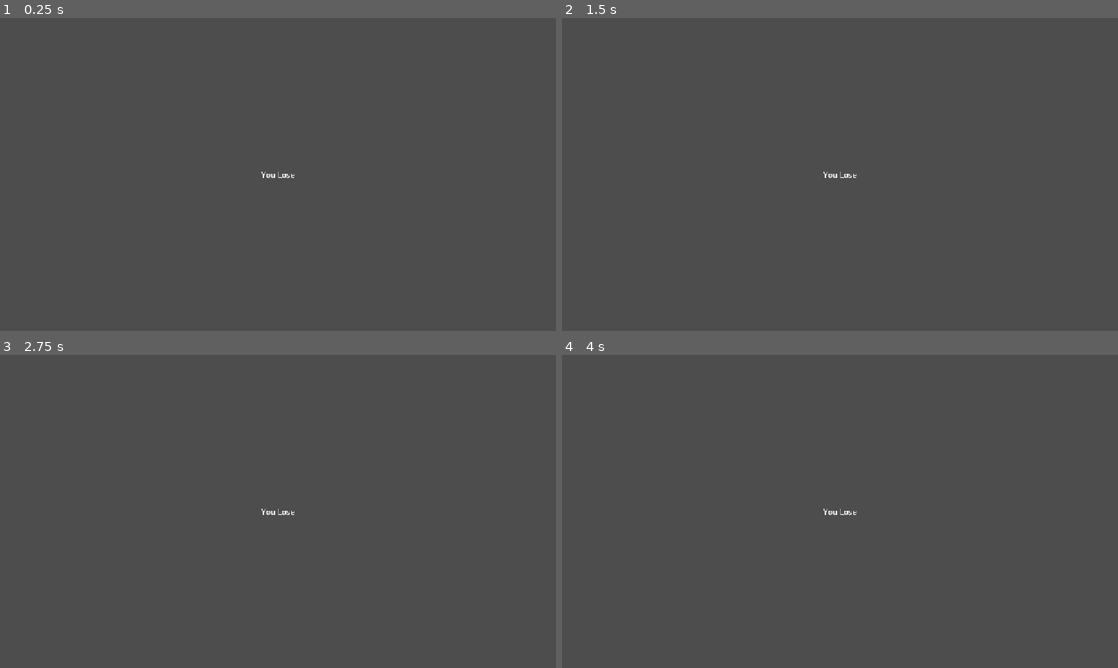
Above: before the commit, frames 1-4 (two rows, left to right).
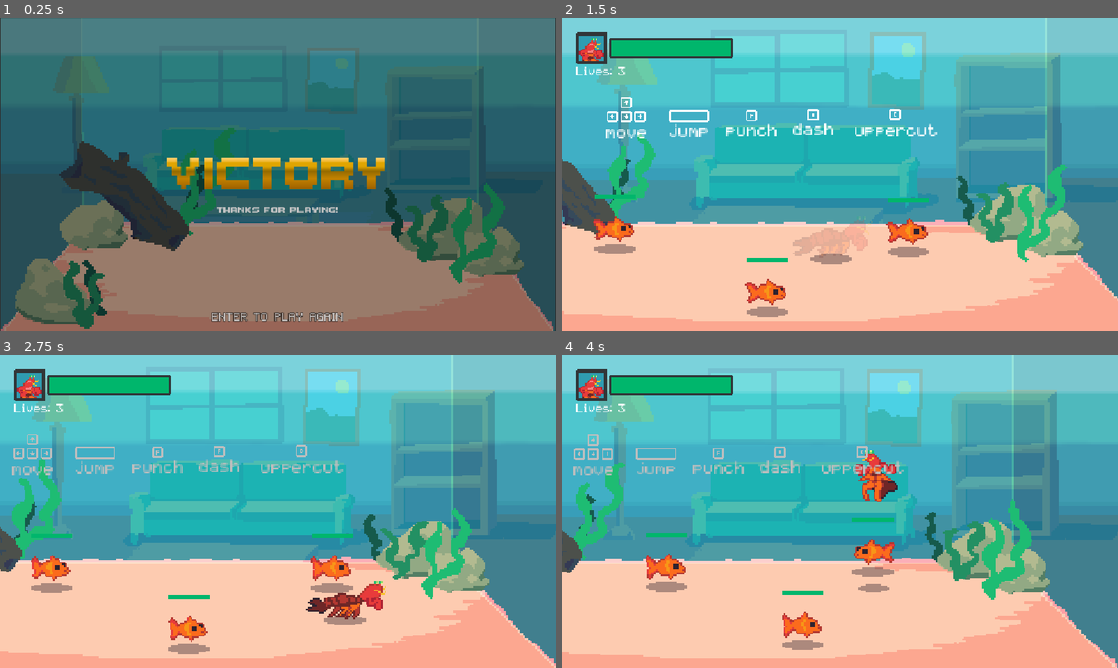
Above: after the commit, the same moments.

Repository: zhang-edward/shrimp-beat-em-up
Game: Godot game, scene res://scenes/GameOver.tscn
The game is run twice, just before and just after one commit, with the same random seed, the same clock (stepped at 60 frames per second) and the same inputs. This scene is started directly instead of the project's main scene.
Inputs:
- Up to frame 1 (0.25 s): no input
- Up to frame 2 (1.5 s): tap Enter (start_game) at 0.5, 0.6 s; hold Right (move_right) 0.53-1.28 s; tap Space (jump) at 0.77 s; hold Down (move_down) from 1.28 s (still down); tap F (attack) at 1.35 s
- Up to frame 3 (2.75 s): tap Space (jump) at 1.52 s; tap Enter (start_game) at 1.55, 2.3 s; release Down (move_down) at 2.03 s; hold Right (move_right) from 2.03 s (still down); tap A (dash) at 2.1 s
- Up to frame 4 (4 s): release Right (move_right) at 2.78 s; hold Up (move_up) 2.78-3.53 s; tap Enter (start_game) at 2.85, 3.6 s; tap Space (jump) at 3.02, 3.77 s; hold Left (move_left) from 3.53 s (still down)

The runs differ from the first frame. In frame 1, 100% of the frame differs, in the area x 0-100%, y 0-100%; in frame 2, 99%; in frame 3, 100%; in frame 4, 100%.

Commit message:
polish game over screen

Diff:
--- /dev/null
+++ b/prefab/styles/victory_gradient.tres
@@ -0,0 +1,11 @@
+[gd_resource type="GradientTexture2D" format=3 uid="uid://kf5gep21emok"]
+
+[sub_resource type="Gradient" id="Gradient_0icj0"]
+offsets = PackedFloat32Array(0, 0.31967214, 0.5491803, 0.6775956, 0.78688526, 0.90710384)
+colors = PackedColorArray(0.61713684, 0.37657607, 9.62615e-08, 1, 0.76397246, 0.51014084, 0, 1, 0.5711439, 0.41255248, 5.7756904e-07, 1, 0.87312603, 0.6414705, 0, 1, 0.87895864, 0.6484881, 0, 1, 0.99999994, 0.79753405, 0.38783, 1)
+
+[resource]
+resource_local_to_scene = true
+gradient = SubResource("Gradient_0icj0")
+fill_from = Vector2(1, 1)
+fill_to = Vector2(0.99572647, 0.30341882)
--- a/scenes/GameOver.tscn
+++ b/scenes/GameOver.tscn
@@ -1,23 +1,356 @@
 [gd_scene format=3 uid="uid://bsmpj13anhsyd"]
 
 [ext_resource type="Script" uid="uid://bjvahu884mx8v" path="res://scripts/GameOver.gd" id="1_6bcno"]
-
-[node name="GameOver" type="Node2D" unique_id=712809338 node_paths=PackedStringArray("game_over_label")]
+[ext_resource type="Texture2D" uid="uid://8kdlujo1djqy" path="res://sprites/bg_sm_living_room.png" id="2_88ekj"]
+[ext_resource type="Texture2D" uid="uid://b6a6t3gkcmgxs" path="res://sprites/bg_sm.png" id="3_0winm"]
+[ext_resource type="Shader" uid="uid://tedsc5jd7q3j" path="res://prefab/styles/font-gradient.gdshader" id="4_j3qfp"]
+[ext_resource type="FontFile" uid="uid://jjwv8duy7abc" path="res://ThaleahFat.ttf" id="5_skdqa"]
+[ext_resource type="Texture2D" uid="uid://kf5gep21emok" path="res://prefab/styles/victory_gradient.tres" id="5_xlh57"]
+[ext_resource type="FontFile" uid="uid://dsugm7hp2ms" path="res://pixelmix.ttf" id="6_8dkuh"]
+[ext_resource type="Texture2D" uid="uid://800mviy7djks" path="res://sprites/props/seaweed_1.png" id="7_5dsns"]
+[ext_resource type="Script" uid="uid://ghmm1evp356x" path="res://scripts/PropWithRandomizedAnimation.gd" id="8_xlh57"]
+[ext_resource type="Texture2D" uid="uid://dk704xgij5d80" path="res://sprites/props/seaweed_3.png" id="9_kjj73"]
+[ext_resource type="Texture2D" uid="uid://bugjdi2mb3dmu" path="res://sprites/props/seaweed_2.png" id="10_otmnh"]
+[ext_resource type="Texture2D" uid="uid://br5cp6d53s4vv" path="res://sprites/props/rock1.png" id="11_k2h4m"]
+[ext_resource type="Texture2D" uid="uid://bhwt635b0jwv1" path="res://sprites/props/log1.png" id="12_n47bu"]
+[ext_resource type="Texture2D" uid="uid://duf8us6pj3mfr" path="res://sprites/props/rock3.png" id="13_spr6i"]
+[ext_resource type="Texture2D" uid="uid://blp8ap5yk36w3" path="res://sprites/props/rock2.png" id="14_6yffd"]
+
+[sub_resource type="ShaderMaterial" id="ShaderMaterial_5fq7v"]
+shader = ExtResource("4_j3qfp")
+shader_parameter/gradient_texture = ExtResource("5_xlh57")
+shader_parameter/use_label_gradient = true
+shader_parameter/text_size = Vector2(100, 100)
+shader_parameter/font_color = Color(1, 1, 1, 1)
+shader_parameter/outline_color = Color(0, 0, 0, 1)
+shader_parameter/color_threshold = 0.1
+
+[sub_resource type="Gradient" id="Gradient_xlh57"]
+offsets = PackedFloat32Array(0, 0.4726776, 1)
+colors = PackedColorArray(0.26863354, 9.024516e-08, 7.219613e-08, 1, 0.73755026, 0.11719107, 3.85046e-07, 1, 1, 0.35320756, 0.20988283, 1)
+
+[sub_resource type="GradientTexture2D" id="GradientTexture2D_xlh57"]
+gradient = SubResource("Gradient_xlh57")
+height = 100
+fill_from = Vector2(1, 1)
+
+[sub_resource type="ShaderMaterial" id="ShaderMaterial_5dsns"]
+shader = ExtResource("4_j3qfp")
+shader_parameter/gradient_texture = SubResource("GradientTexture2D_xlh57")
+shader_parameter/use_label_gradient = true
+shader_parameter/text_size = Vector2(100, 100)
+shader_parameter/font_color = Color(1, 1, 1, 1)
+shader_parameter/outline_color = Color(0, 0, 0, 1)
+shader_parameter/color_threshold = 0.1
+
+[sub_resource type="AtlasTexture" id="AtlasTexture_r7sob"]
+atlas = ExtResource("7_5dsns")
+region = Rect2(0, 0, 28, 32)
+
+[sub_resource type="AtlasTexture" id="AtlasTexture_y5y3l"]
+atlas = ExtResource("7_5dsns")
+region = Rect2(28, 0, 28, 32)
+
+[sub_resource type="AtlasTexture" id="AtlasTexture_vjgi4"]
+atlas = ExtResource("7_5dsns")
+region = Rect2(56, 0, 28, 32)
+
+[sub_resource type="SpriteFrames" id="SpriteFrames_jsyru"]
+animations = [{
+"frames": [{
+"duration": 1.0,
+"texture": SubResource("AtlasTexture_r7sob")
+}, {
+"duration": 1.0,
+"texture": SubResource("AtlasTexture_y5y3l")
+}, {
+"duration": 1.0,
+"texture": SubResource("AtlasTexture_vjgi4")
+}],
+"loop": 1,
+"name": &"default",
+"speed": 5.0
+}]
+
+[sub_resource type="AtlasTexture" id="AtlasTexture_kyk2p"]
+atlas = ExtResource("9_kjj73")
+region = Rect2(0, 0, 48, 64)
+
+[sub_resource type="AtlasTexture" id="AtlasTexture_45i86"]
+atlas = ExtResource("9_kjj73")
+region = Rect2(48, 0, 48, 64)
+
+[sub_resource type="AtlasTexture" id="AtlasTexture_sv1m6"]
+atlas = ExtResource("9_kjj73")
+region = Rect2(96, 0, 48, 64)
+
+[sub_resource type="SpriteFrames" id="SpriteFrames_4h8ls"]
+animations = [{
+"frames": [{
+"duration": 1.0,
+"texture": SubResource("AtlasTexture_kyk2p")
+}, {
+"duration": 1.0,
+"texture": SubResource("AtlasTexture_45i86")
+}, {
+"duration": 1.0,
+"texture": SubResource("AtlasTexture_sv1m6")
+}],
+"loop": 1,
+"name": &"default",
+"speed": 5.0
+}]
+
+[sub_resource type="AtlasTexture" id="AtlasTexture_a8wo8"]
+atlas = ExtResource("10_otmnh")
+region = Rect2(0, 0, 32, 48)
+
+[sub_resource type="AtlasTexture" id="AtlasTexture_attvq"]
+atlas = ExtResource("10_otmnh")
+region = Rect2(32, 0, 32, 48)
+
+[sub_resource type="AtlasTexture" id="AtlasTexture_bneo8"]
+atlas = ExtResource("10_otmnh")
+region = Rect2(64, 0, 32, 48)
+
+[sub_resource type="SpriteFrames" id="SpriteFrames_m0y6l"]
+animations = [{
+"frames": [{
+"duration": 1.0,
+"texture": SubResource("AtlasTexture_a8wo8")
+}, {
+"duration": 1.0,
+"texture": SubResource("AtlasTexture_attvq")
+}, {
+"duration": 1.0,
+"texture": SubResource("AtlasTexture_bneo8")
+}],
+"loop": 1,
+"name": &"default",
+"speed": 5.0
+}]
+
+[node name="GameOver" type="Node2D" unique_id=712809338 node_paths=PackedStringArray("victory_label", "defeat_label", "play_again_label", "thanks_for_playing_label", "try_again_label")]
 script = ExtResource("1_6bcno")
-game_over_label = NodePath("CanvasLayer/Label")
-
-[node name="CanvasLayer" type="CanvasLayer" parent="." unique_id=1282215310]
-
-[node name="Label" type="Label" parent="CanvasLayer" unique_id=1140075151]
+victory_label = NodePath("CanvasLayer2/VictoryLabel")
+defeat_label = NodePath("CanvasLayer2/DefeatLabel")
+play_again_label = NodePath("CanvasLayer2/PlayAgain")
+thanks_for_playing_label = NodePath("CanvasLayer2/ThanksForPlaying")
+try_again_label = NodePath("CanvasLayer2/TryAgain")
+
+[node name="BG" type="Sprite2D" parent="." unique_id=1189631494]
+scale = Vector2(3.600624, 3.3390105)
+texture = ExtResource("2_88ekj")
+
+[node name="FG" type="Sprite2D" parent="." unique_id=1926546556]
+scale = Vector2(3.600624, 3.4190106)
+texture = ExtResource("3_0winm")
+
+[node name="CanvasLayer2" type="CanvasLayer" parent="." unique_id=742972946]
+
+[node name="ColorRect" type="ColorRect" parent="CanvasLayer2" unique_id=1100134215]
+anchors_preset = 15
+anchor_right = 1.0
+anchor_bottom = 1.0
+grow_horizontal = 2
+grow_vertical = 2
+color = Color(0, 0, 0, 0.39607844)
+
+[node name="VictoryLabel" type="Label" parent="CanvasLayer2" unique_id=1181284508]
+material = SubResource("ShaderMaterial_5fq7v")
 anchors_preset = 8
 anchor_left = 0.5
 anchor_top = 0.5
 anchor_right = 0.5
 anchor_bottom = 0.5
-offset_left = -20.0
+offset_left = -52.0
 offset_top = -11.5
-offset_right = 20.0
+offset_right = 52.0
 offset_bottom = 11.5
 grow_horizontal = 2
 grow_vertical = 2
-text = "You win!"
+theme_override_colors/font_outline_color = Color(0, 0, 0, 1)
+theme_override_fonts/font = ExtResource("5_skdqa")
+theme_override_font_sizes/font_size = 150
+text = "Victory"
+
+[node name="DefeatLabel" type="Label" parent="CanvasLayer2" unique_id=1148270799]
+visible = false
+material = SubResource("ShaderMaterial_5dsns")
+anchors_preset = 8
+anchor_left = 0.5
+anchor_top = 0.5
+anchor_right = 0.5
+anchor_bottom = 0.5
+offset_left = -52.0
+offset_top = -11.5
+offset_right = 52.0
+offset_bottom = 11.5
+grow_horizontal = 2
+grow_vertical = 2
+theme_override_colors/font_outline_color = Color(0, 0, 0, 1)
+theme_override_fonts/font = ExtResource("5_skdqa")
+theme_override_font_sizes/font_size = 150
+text = "Defeat"
+
+[node name="ThanksForPlaying" type="Label" parent="CanvasLayer2" unique_id=80265622]
+visible = false
+anchors_preset = 8
+anchor_left = 0.5
+anchor_top = 0.5
+anchor_right = 0.5
+anchor_bottom = 0.5
+offset_left = -130.5
+offset_top = 62.5
+offset_right = 130.5
+offset_bottom = 85.5
+grow_horizontal = 2
+grow_vertical = 2
+theme_override_colors/font_color = Color(0.76240367, 0.7624037, 0.7624035, 1)
+theme_override_fonts/font = ExtResource("5_skdqa")
+theme_override_font_sizes/font_size = 30
+text = "THANKS FOR PLAYING!"
+horizontal_alignment = 1
+
+[node name="PlayAgain" type="Label" parent="CanvasLayer2" unique_id=1352267384]
+visible = false
+anchors_preset = 7
+anchor_left = 0.5
+anchor_top = 1.0
+anchor_right = 0.5
+anchor_bottom = 1.0
+offset_left = -129.5
+offset_top = -41.0
+offset_right = 129.5
+offset_bottom = -18.0
+grow_horizontal = 2
+grow_vertical = 0
+theme_override_colors/font_outline_color = Color(0, 0, 0, 1)
+theme_override_constants/outline_size = 5
+theme_override_fonts/font = ExtResource("6_8dkuh")
+theme_override_font_sizes/font_size = 20
+text = "ENTER TO PLAY AGAIN"
+horizontal_alignment = 1
+
+[node name="TryAgain" type="Label" parent="CanvasLayer2" unique_id=10161616]
+visible = false
+anchors_preset = 7
+anchor_left = 0.5
+anchor_top = 1.0
+anchor_right = 0.5
+anchor_bottom = 1.0
+offset_left = -72.0
+offset_top = -41.0
+offset_right = 72.0
+offset_bottom = -18.0
+grow_horizontal = 2
+grow_vertical = 0
+theme_override_colors/font_outline_color = Color(0, 0, 0, 1)
+theme_override_constants/outline_size = 5
+theme_override_fonts/font = ExtResource("6_8dkuh")
+theme_override_font_sizes/font_size = 20
+text = "ENTER TO TRY AGAIN"
+horizontal_alignment = 1
+
+[node name="Props" type="Node2D" parent="." unique_id=1250265375]
+y_sort_enabled = true
+position = Vector2(-283, 0)
+
+[node name="Seaweed1" type="AnimatedSprite2D" parent="Props" unique_id=119249996]
+y_sort_enabled = true
+position = Vector2(101, 97)
+scale = Vector2(4, 4)
+sprite_frames = SubResource("SpriteFrames_jsyru")
+offset = Vector2(0, -15.08)
+script = ExtResource("8_xlh57")
+
+[node name="Seaweed4" type="AnimatedSprite2D" parent="Props" unique_id=289746002]
+y_sort_enabled = true
+position = Vector2(127, 108)
+scale = Vector2(4, 4)
+sprite_frames = SubResource("SpriteFrames_4h8ls")
+offset = Vector2(0, -24)
+script = ExtResource("8_xlh57")
+
+[node name="Seaweed5" type="AnimatedSprite2D" parent="Props" unique_id=463600876]
+y_sort_enabled = true
+position = Vector2(-91, 294)
+scale = Vector2(4, 4)
+sprite_frames = SubResource("SpriteFrames_jsyru")
+offset = Vector2(0, -15.08)
+flip_h = true
+script = ExtResource("8_xlh57")
+
+[node name="Seaweed7" type="AnimatedSprite2D" parent="Props" unique_id=130806721]
+y_sort_enabled = true
+position = Vector2(-119, 312)
+scale = Vector2(4, 4)
+sprite_frames = SubResource("SpriteFrames_m0y6l")
+offset = Vector2(0, -16)
+flip_h = true
+script = ExtResource("8_xlh57")
+
+[node name="Rock1" type="Sprite2D" parent="Props" unique_id=1441217638]
+y_sort_enabled = true
+position = Vector2(-181, 302)
+scale = Vector2(4, 4)
+texture = ExtResource("11_k2h4m")
+offset = Vector2(0, -16)
+
+[node name="Log1" type="Sprite2D" parent="Props" unique_id=435450045]
+y_sort_enabled = true
+position = Vector2(-40, 145)
+scale = Vector2(4, 4)
+texture = ExtResource("12_n47bu")
+offset = Vector2(0, -24.19)
+flip_h = true
+flip_v = true
+
+[node name="Rock3" type="Sprite2D" parent="Props" unique_id=948337213]
+y_sort_enabled = true
+position = Vector2(-96, 136)
+scale = Vector2(4, 4)
+texture = ExtResource("13_spr6i")
+offset = Vector2(0, -8)
+
+[node name="Rock2" type="Sprite2D" parent="Props" unique_id=1612140774]
+y_sort_enabled = true
+position = Vector2(626, 172)
+scale = Vector2(4, 4)
+texture = ExtResource("14_6yffd")
+offset = Vector2(0, -16)
+
+[node name="Rock4" type="Sprite2D" parent="Props" unique_id=626700772]
+y_sort_enabled = true
+position = Vector2(725, 197)
+scale = Vector2(4, 4)
+texture = ExtResource("13_spr6i")
+offset = Vector2(0, -9)
+
+[node name="Seaweed6" type="AnimatedSprite2D" parent="Props" unique_id=774625367]
+y_sort_enabled = true
+position = Vector2(534, 144)
+scale = Vector2(4, 4)
+sprite_frames = SubResource("SpriteFrames_jsyru")
+offset = Vector2(0, -15.08)
+flip_h = true
+script = ExtResource("8_xlh57")
+
+[node name="Seaweed2" type="AnimatedSprite2D" parent="Props" unique_id=1346271957]
+y_sort_enabled = true
+position = Vector2(591, 174)
+scale = Vector2(4, 4)
+sprite_frames = SubResource("SpriteFrames_m0y6l")
+offset = Vector2(0, -16)
+script = ExtResource("8_xlh57")
+
+[node name="Seaweed3" type="AnimatedSprite2D" parent="Props" unique_id=1033244897]
+y_sort_enabled = true
+position = Vector2(689, 206)
+scale = Vector2(4, 4)
+sprite_frames = SubResource("SpriteFrames_4h8ls")
+offset = Vector2(0, -24)
+script = ExtResource("8_xlh57")
+
+[node name="Camera2D" type="Camera2D" parent="." unique_id=708131332]
+scale = Vector2(0.09233543, -0.7423794)
--- a/scripts/GameOver.gd
+++ b/scripts/GameOver.gd
@@ -1,7 +1,29 @@
 class_name GameOver
 extends Node2D
 
-@export var game_over_label: Label
+@export var victory_label: Label
+@export var defeat_label: Label
+@export var play_again_label: Label
+@export var thanks_for_playing_label: Label
+@export var try_again_label: Label
 
 func _ready() -> void:
-	game_over_label.text = "You Lose" if GameVariables.game_over_state == GameVariables.GameOverState.DEFEAT else "You Win!"
+	if GameVariables.game_over_state == GameVariables.GameOverState.VICTORY:
+		victory_label.show()
+		thanks_for_playing_label.show()
+		play_again_label.show()
+		flash_prompt(play_again_label)
+	else:
+		defeat_label.show()
+		try_again_label.show()
+		flash_prompt(try_again_label)
+
+func flash_prompt(label):
+	var tween = create_tween()
+	tween.tween_property(label, "modulate:a", 0, 0.75)
+	tween.tween_property(label, "modulate:a", 1, 0.75)
+	tween.set_loops()
+
+func _process(delta: float) -> void:
+	if Input.is_action_just_pressed("start_game"):
+		get_tree().change_scene_to_file("res://scenes/Game.tscn")
--- a/scripts/GameVariables.gd
+++ b/scripts/GameVariables.gd
@@ -9,7 +9,7 @@
 var curr_wave := 0
 var curr_level := 0
 var enemies_defeated_for_curr_wave := 0
-var game_over_state: GameOverState
+var game_over_state: GameOverState = GameOverState.VICTORY
 
 var game_bgm: AudioStream
 var piranha_bgm: AudioStream
Not shown: 1 places in scenes/Start.tscn that only renumber resources
Binary file added: sprites/game_over_victory.aseprite
